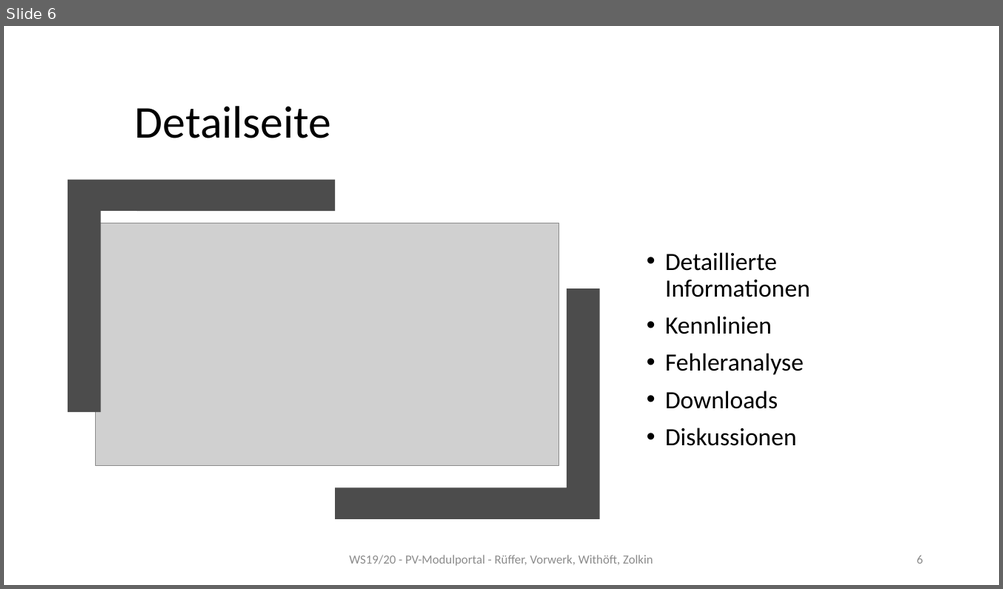
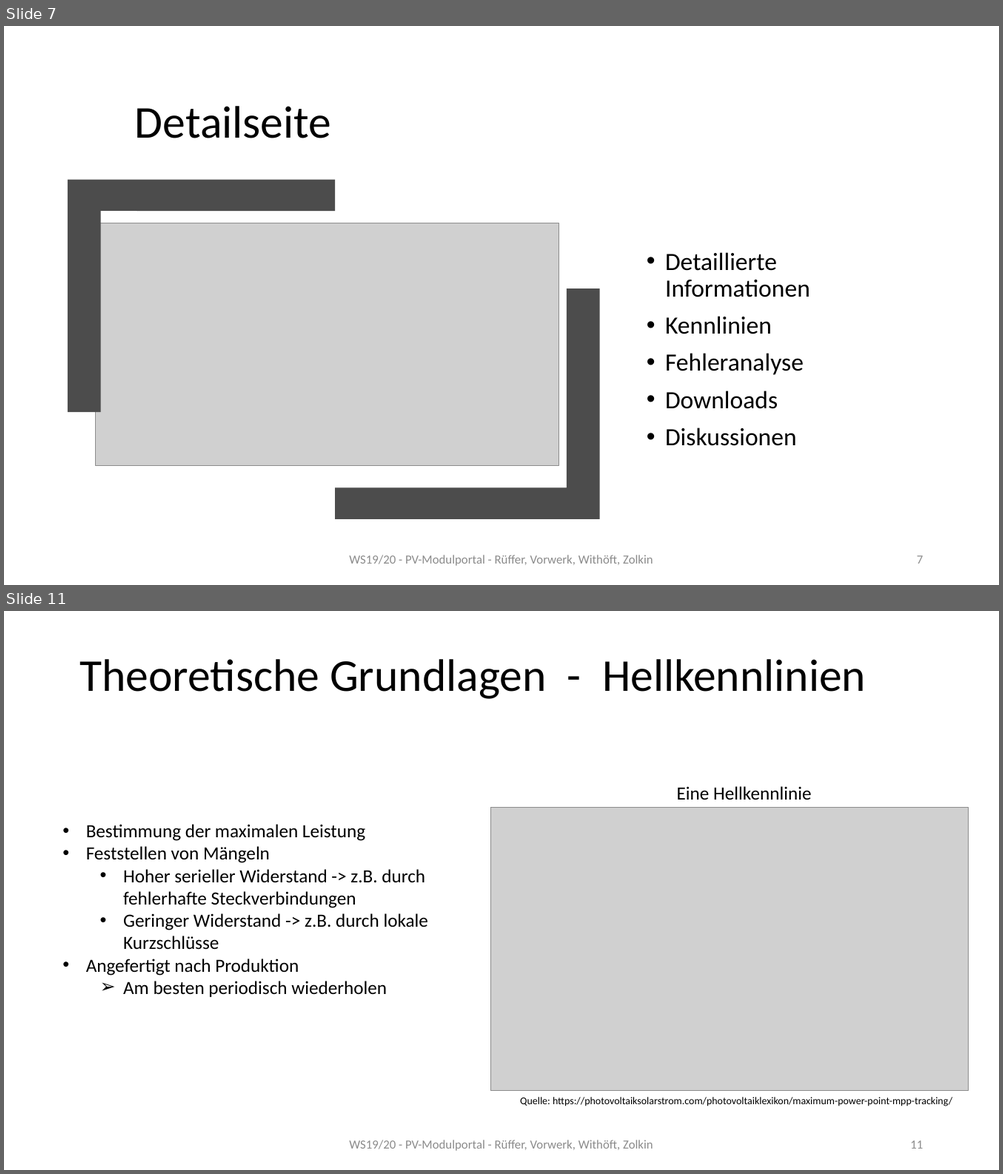
Before and after one commit to mwithoeft/Webengineering, a slide deck: docs/Seminarvortrag.pptx. Shown one above the other, each under a label of ours: slide 6 before the commit, slides 7 and 11 after it; the slides between them are not shown. The pictures are 1003x589 and 1003x1174 pixels, drawn with LibreOffice and Linux fonts; fonts in the diff are those of the drawing; grey boxes stand for pictures. Boxes give left, top, right and bottom in pixels: in the first picture for what was removed or moved away, otherwise in the second. Text is boxed around its words. In the diff, an @@ line names an element or a change of style, - is before the commit and + after.

```diff
--- a/docs/Seminarvortrag.pptx
+++ b/docs/Seminarvortrag.pptx
@@ slide 11 added at [4,611,999,1170], background #FFFFFF @@
@@ title added at [79,659,865,699], 44 pt, text #000000 @@
+Theoretische Grundlagen - Hellkennlinien
@@ text added at [677,786,811,800], 18 pt, text #000000 @@
+Eine Hellkennlinie
@@ picture added at [490,808,968,1091] @@
@@ text added at [86,824,428,997], 18 pt, text #000000 @@
+• Bestimmung der maximalen Leistung
+• Feststellen von Mängeln
+  • Hoher serieller Widerstand -> z.B. durch fehlerhafte Steckverbindungen
+  • Geringer Widerstand -> z.B. durch lokale Kurzschlüsse
+• Angefertigt nach Produktion
+  ➢ Am besten periodisch wiederholen
@@ text added at [520,1097,952,1107], 10 pt, text #000000 @@
+Quelle: https://photovoltaiksolarstrom.com/photovoltaiklexikon/maximum-power-point-mpp-tracking/
@@ text added at [349,1140,653,1151], 12 pt, text #8C8C8C @@
+WS19/20 - PV-Modulportal - Rüffer, Vorwerk, Withöft, Zolkin
@@ page number added at [910,1141,922,1149], 12 pt, text #8C8C8C @@
+11
@@ what was slide 6 is now slide 7 @@
@@ page number at [916,556,922,564]: text changed @@
-6
+7
```
Also in this commit, not shown: 22 other slides added, 7 other files.
